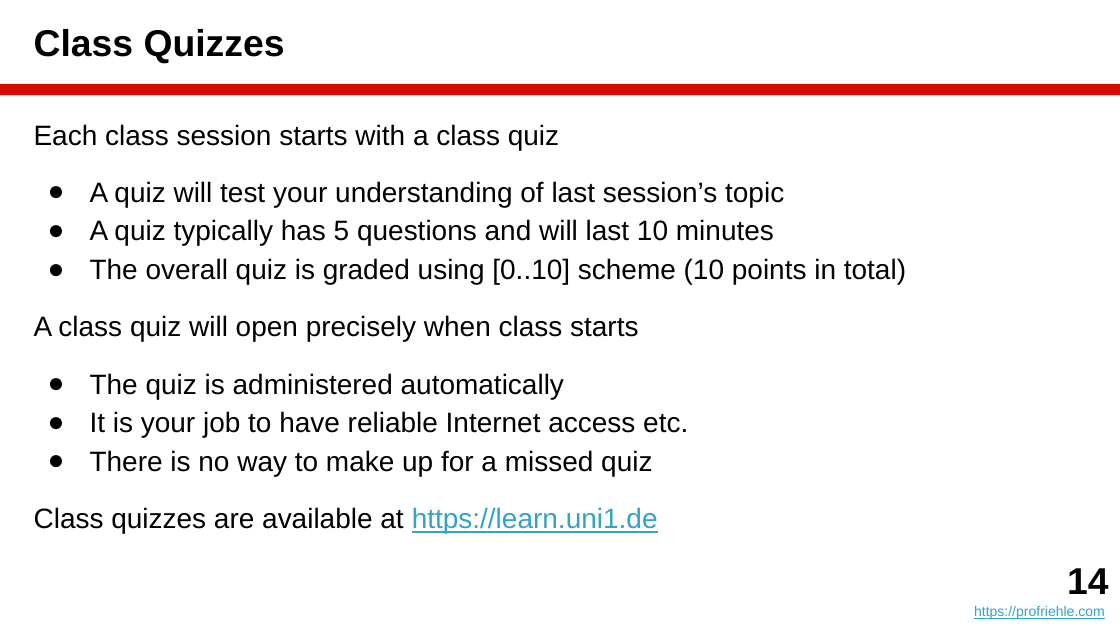
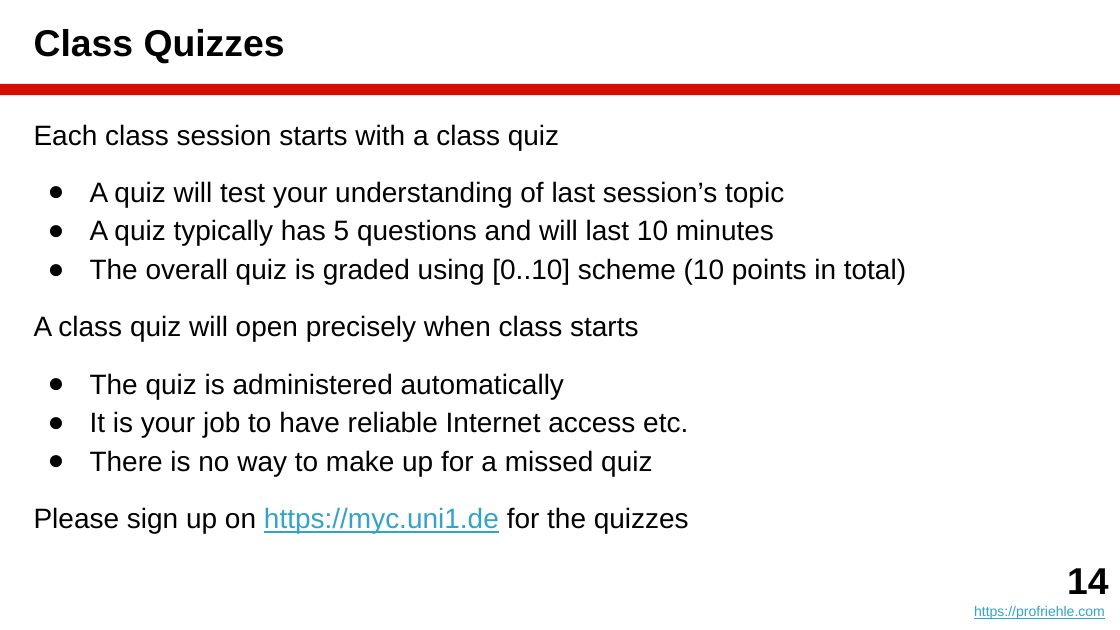
Before and after one commit to dirkriehle/amos-course, a slide deck: slide 14 of Lecture slides/AMOS A01 - Introduction.pptx. Drawn at 1120x630 pixels with LibreOffice and Linux fonts; fonts in the diff are those of the drawing. Boxes give left, top, right and bottom in pixels: in the first picture for what was removed or moved away, otherwise in the second. Text is boxed around its words. In the diff, an @@ line names an element or a change of style, - is before the commit and + after.

```diff
--- a/Lecture slides/AMOS A01 - Introduction.pptx
+++ b/Lecture slides/AMOS A01 - Introduction.pptx
@@ text at (x1=34, y1=507, x2=689, y2=533): text changed @@
-Class quizzes are available at https://learn.uni1.de
+Please sign up on https://myc.uni1.de for the quizzes
```
Also in this commit, not shown: 4 other slides changed, 1 slide added, 1 slide removed, 15 other files.
